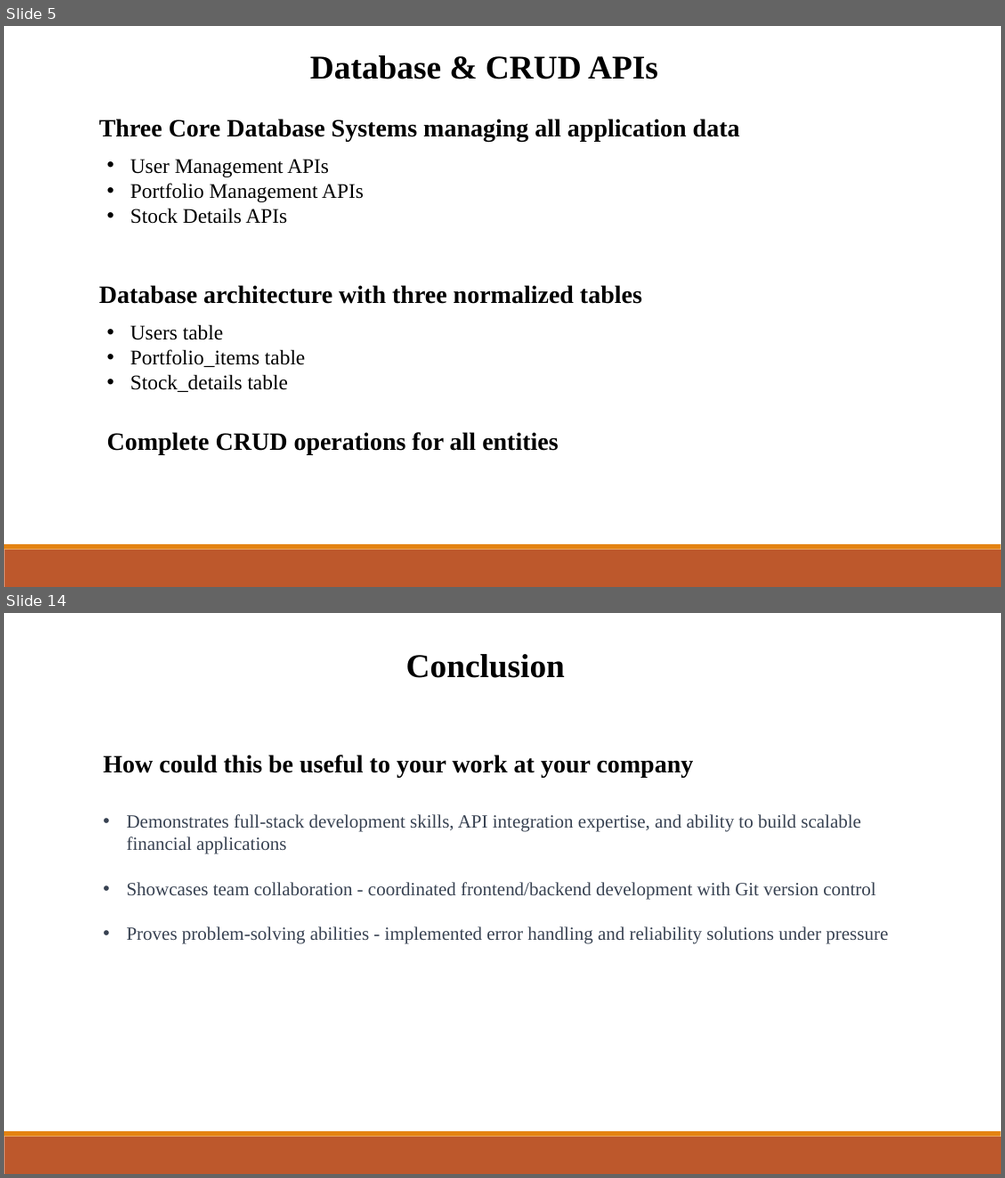
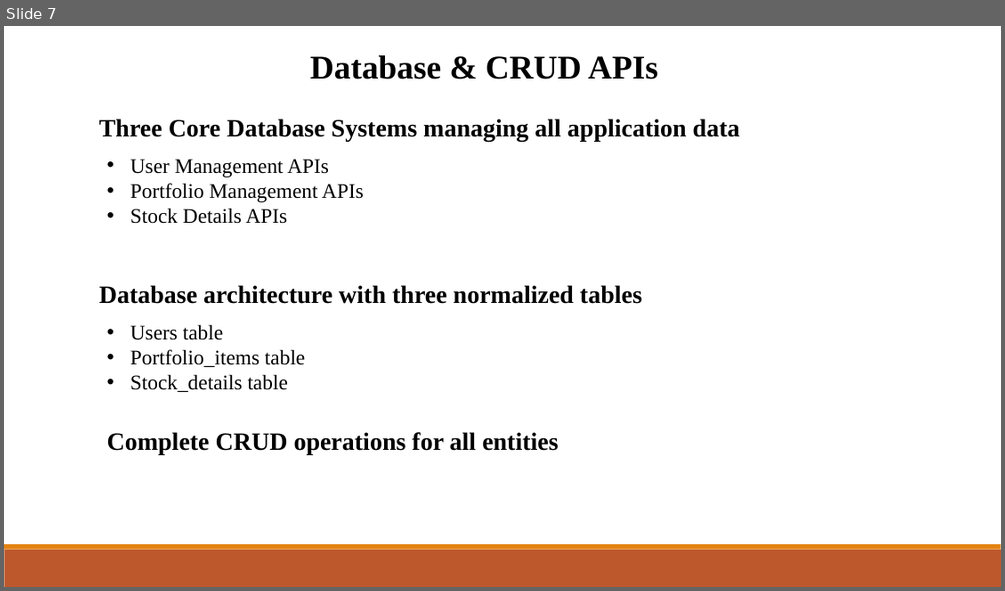
Before and after one commit to mimanchiou/seven, a slide deck: Final_ppt.pptx. Shown one above the other, each under a label of ours: slides 5 and 14 before the commit, slide 7 after it; the slides between them are not shown. The pictures are 1005x1178 and 1005x591 pixels, drawn with LibreOffice and Linux fonts; fonts in the diff are those of the drawing. Boxes give left, top, right and bottom in pixels: in the first picture for what was removed or moved away, otherwise in the second. Text is boxed around its words. In the diff, an @@ line names an element or a change of style, - is before the commit and + after.

```diff
--- a/Final_ppt.pptx
+++ b/Final_ppt.pptx
@@ slide 14 removed at bbox=[4, 613, 1001, 1174], background #FFFFFF; not listed: 2 template elements that a slide beside it also shows @@
@@ text removed at bbox=[406, 654, 565, 678] @@
-Conclusion
@@ text removed at bbox=[103, 755, 694, 777] @@
-How could this be useful to your work at your company
@@ text removed at bbox=[127, 814, 888, 944] @@
-• Demonstrates full-stack development skills, API integration expertise, and ability to build scalable financial applications
-• Showcases team collaboration - coordinated frontend/backend development with Git version control
-• Proves problem-solving abilities - implemented error handling and reliability solutions under pressure
@@ what was slide 5 is now slide 7 @@
```
Also in this commit, not shown: 4 slides changed, 12 slides added, 9 other slides removed.
